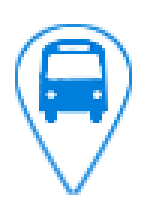
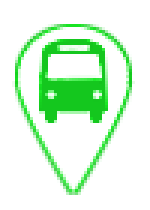
Two versions of the same layered image (150 x 210). Layer-by-layer changes:
renamed "Layer 5" to "Layer 8", hid it, moved it above "Layer 6", painted on it over (12, 39, 135, 123)
removed layer "Layer 4" over (39, 39, 108, 111)
removed layer "Layer 1" over (39, 39, 108, 123)
removed layer "Layer 7" over (15, 24, 132, 195)
painted on "Layer 6" over (12, 24, 135, 195)
